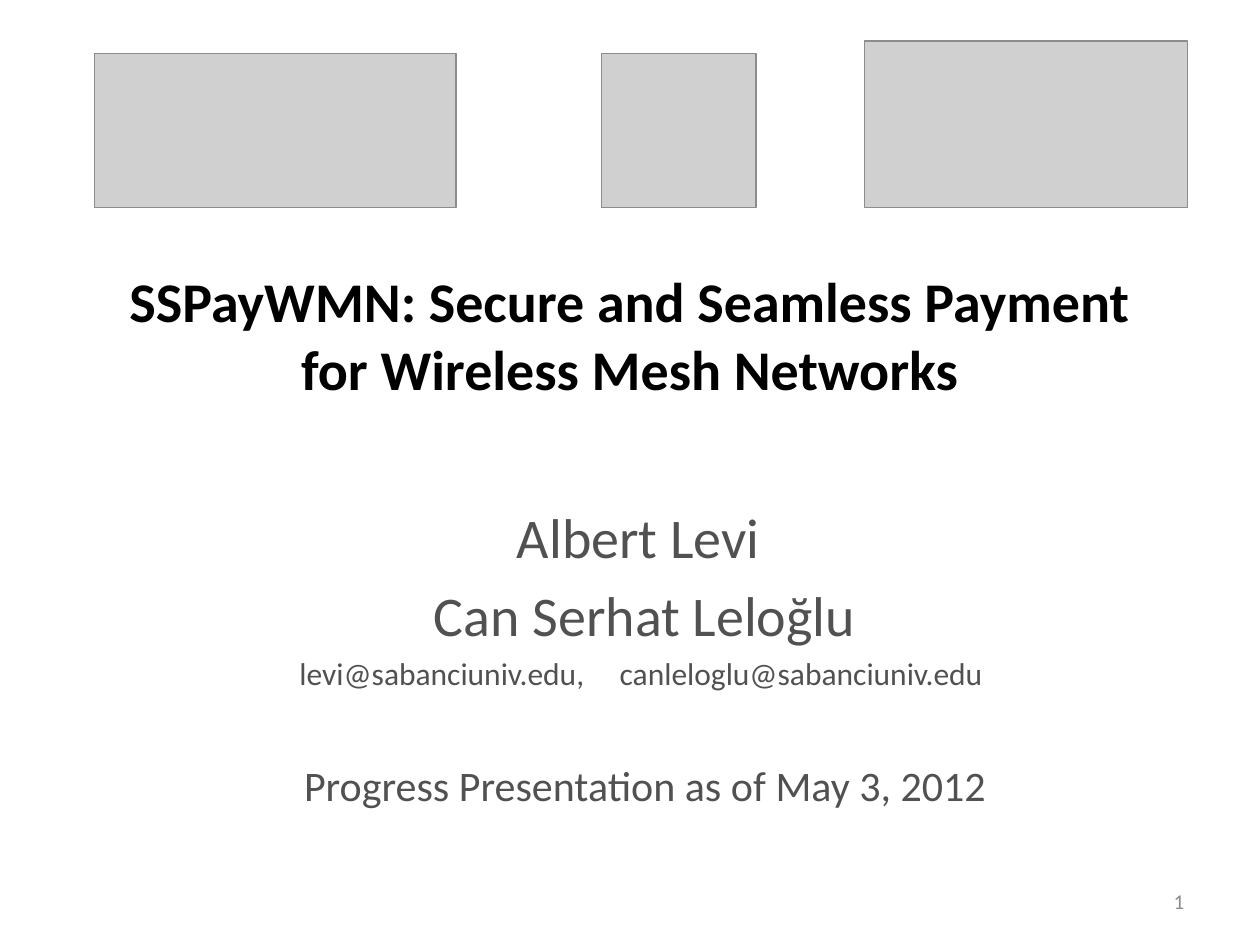
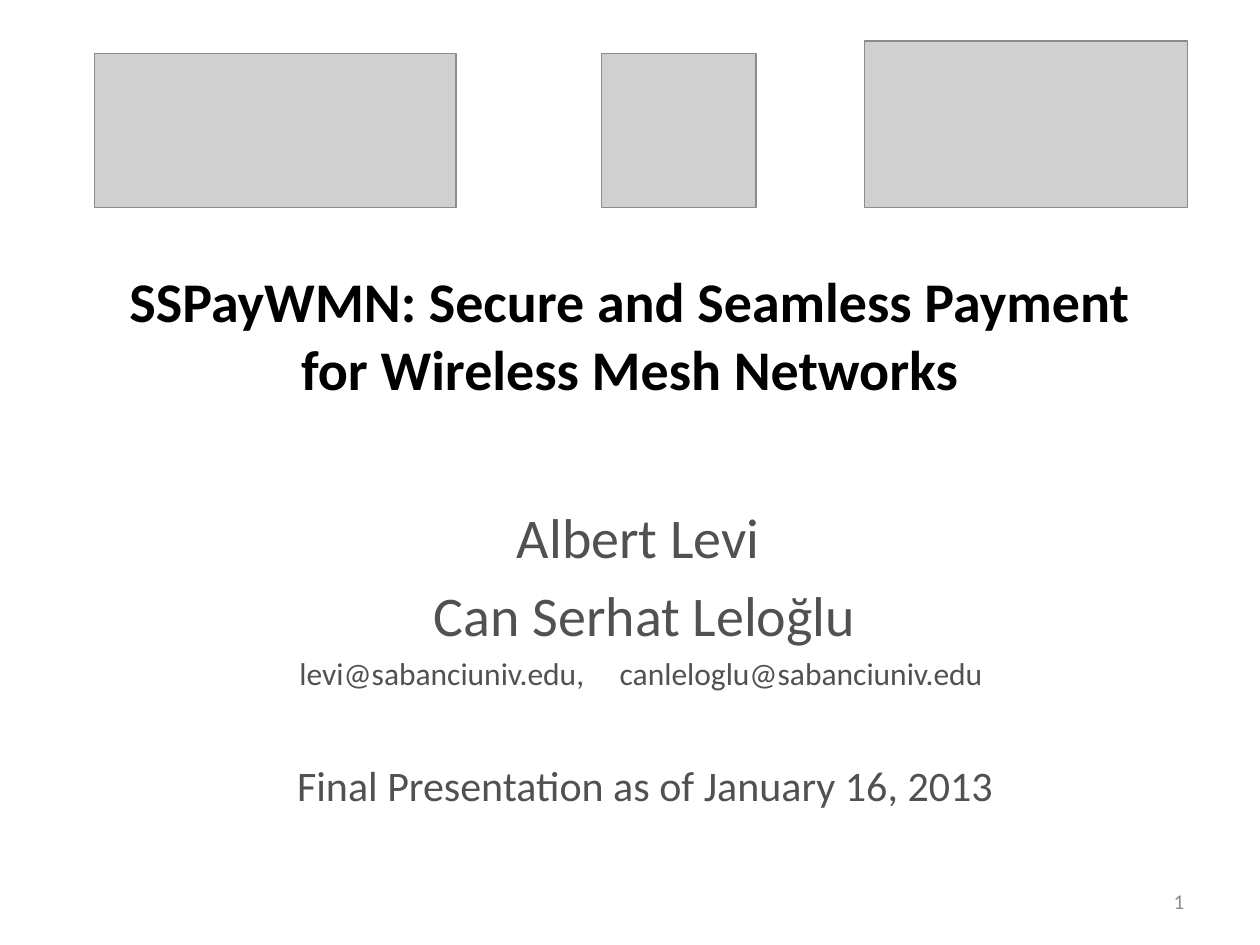
Before and after one commit to canleloglu/worddoc, a slide deck: slide 1 of sunumNew.pptx. Drawn at 1260x945 pixels with LibreOffice and Linux fonts; fonts in the diff are those of the drawing; grey boxes stand for pictures. Boxes give left, top, right and bottom in pixels: in the first picture for what was removed or moved away, otherwise in the second. Text is boxed around its words. In the diff, an @@ line names an element or a change of style, - is before the commit and + after.

```diff
--- a/sunumNew.pptx
+++ b/sunumNew.pptx
@@ subtitle at bbox=[297, 772, 993, 808]: text changed @@
-Progress Presentation as of May 3, 2012
+Final Presentation as of January 16, 2013
```
Also in this commit, not shown: 10 other slides changed, 37 slides added, 11 slides removed, 1 other file.
